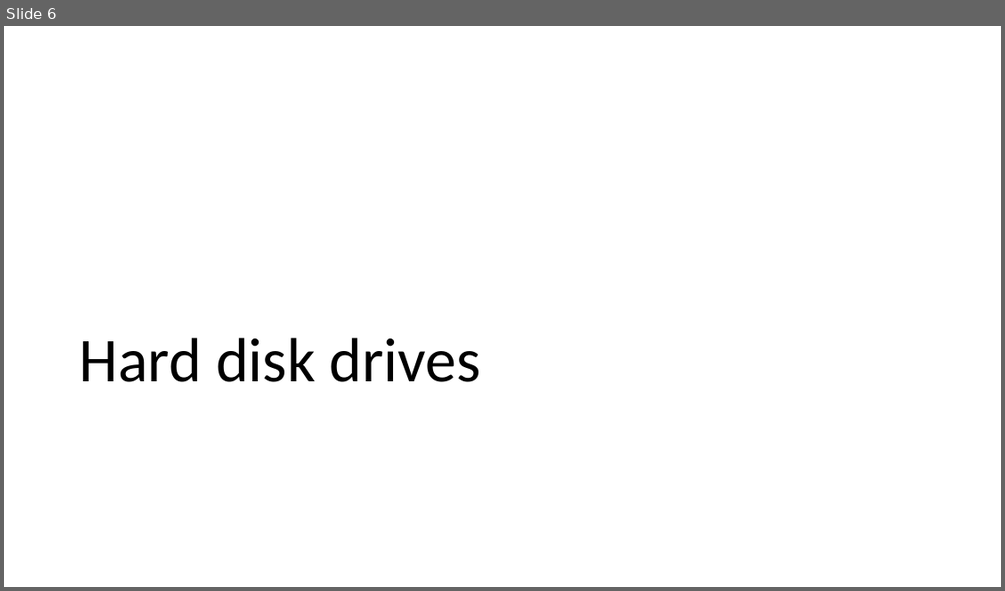
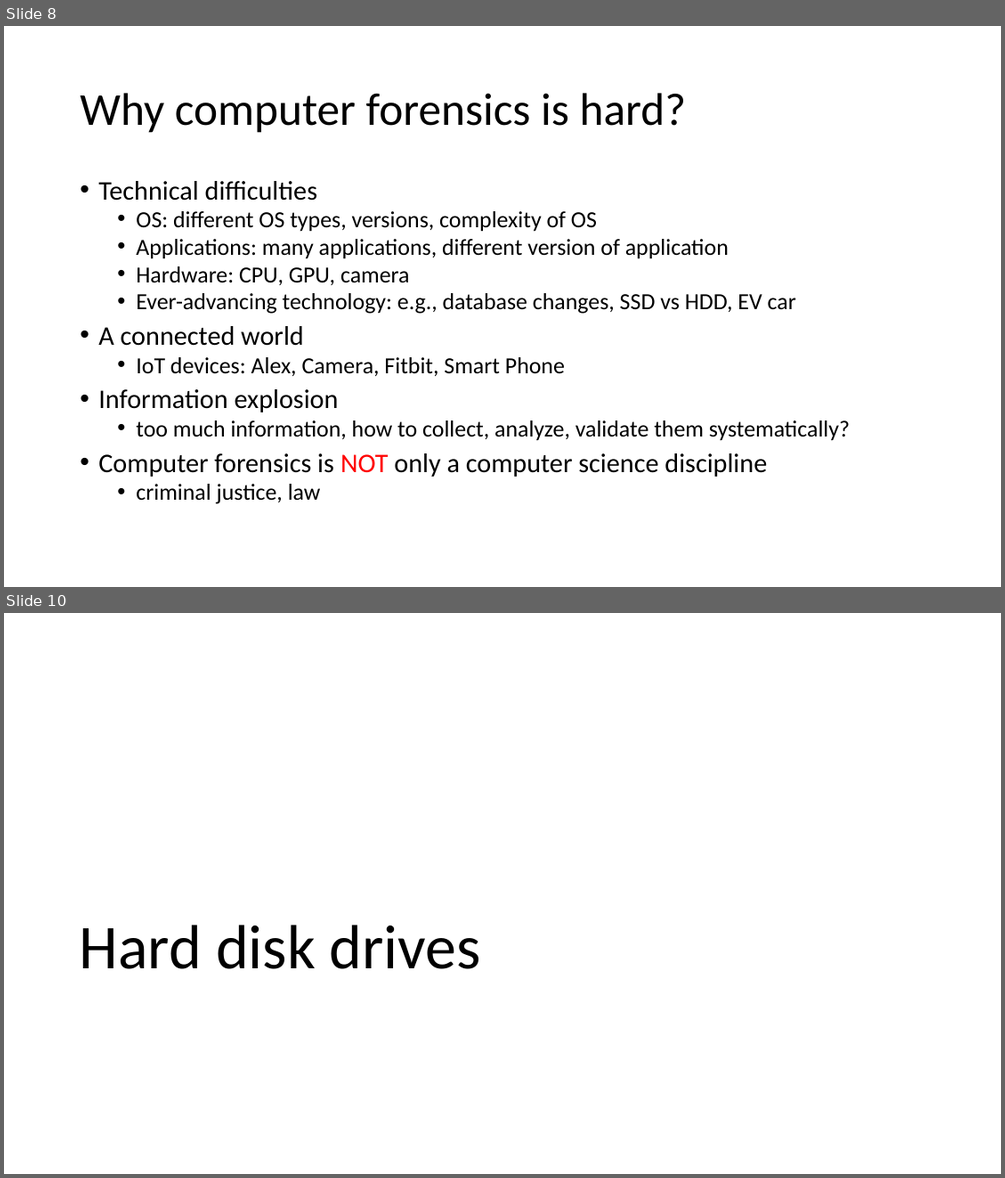
Before and after one commit to frankwxu/digital-forensics-lab, a slide deck: Basic_Computer_Skills_for_Forensics/1_PC_Introduction.pptx. Shown one above the other, each under a label of ours: slide 6 before the commit, slides 8 and 10 after it; the slides between them are not shown. The pictures are 1005x591 and 1005x1178 pixels, drawn with LibreOffice and Linux fonts; fonts in the diff are those of the drawing; background and template pictures are left out. Boxes give left, top, right and bottom in pixels: in the first picture for what was removed or moved away, otherwise in the second. Text is boxed around its words. In the diff, an @@ line names an element or a change of style, - is before the commit and + after.

Commit message:
change computer system

```diff
--- a/Basic_Computer_Skills_for_Forensics/1_PC_Introduction.pptx
+++ b/Basic_Computer_Skills_for_Forensics/1_PC_Introduction.pptx
@@ slide 8 added at (x1=4, y1=26, x2=1001, y2=587), background #FFFFFF @@
@@ title added at (x1=80, y1=93, x2=686, y2=133), 44 pt, text #000000 @@
+Why computer forensics is hard?
@@ text added at (x1=98, y1=181, x2=850, y2=504), 22.2 pt, text #000000 @@
+• Technical difficulties
+  • OS: different OS types, versions, complexity of OS
+  • Applications: many applications, different version of application
+  • Hardware: CPU, GPU, camera
+  • Ever-advancing technology: e.g., database changes, SSD vs HDD, EV car
+• A connected world
+  • IoT devices: Alex, Camera, Fitbit, Smart Phone
+• Information explosion
+  • too much information, how to collect, analyze, validate them systematically?
+• Computer forensics is NOT only a computer science discipline
+  • criminal justice, law
@@ what was slide 6 is now slide 10 @@
```
Also in this commit, not shown: 6 slides changed, 11 other slides added, 2 slides removed.
